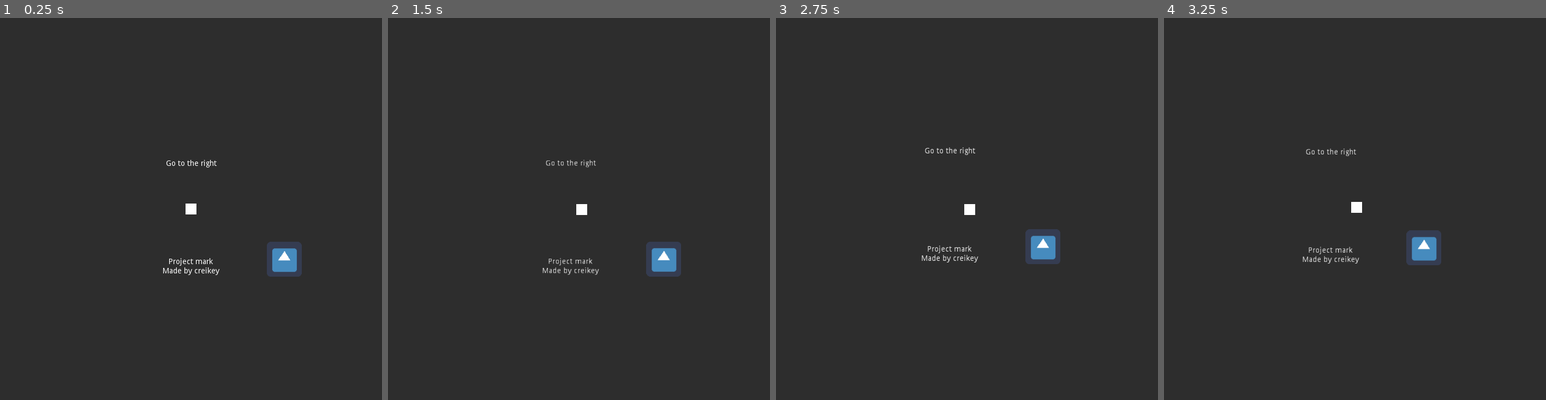
Above: before the commit, frames 1-4 (left to right).
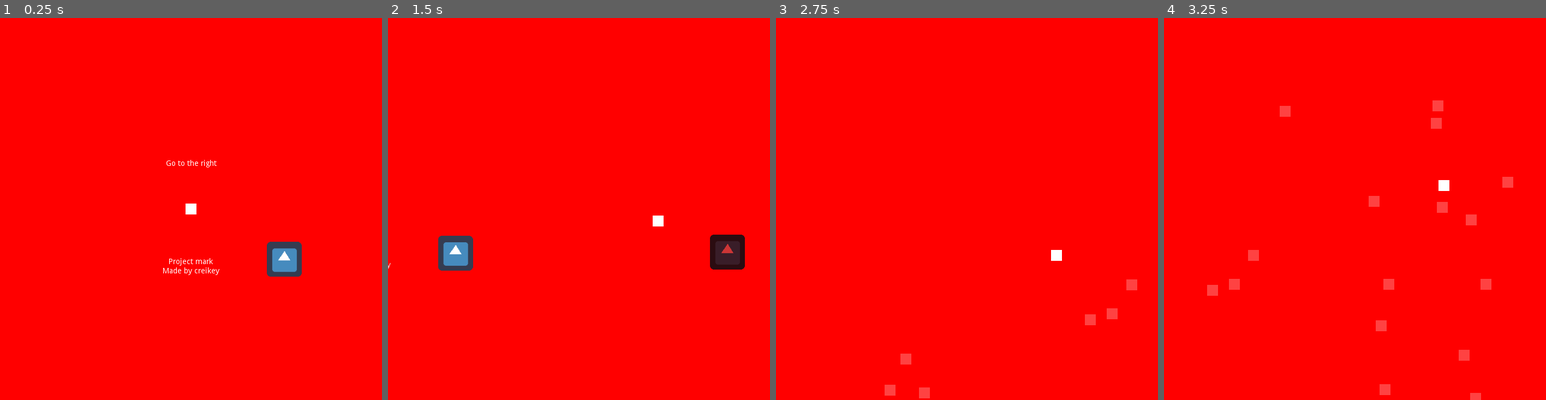
Above: after the commit, the same moments.

Repository: lajollagamesclub/project-mark
Game: Godot game, scene res://Main.tscn
Two runs of this game, one before a commit and one after it. Both use one fixed random seed, a clock stepped at 60 frames per second and the inputs below. The engine's default icon, where the game draws it, is replaced by a stand-in: a white triangle on a blue panel in a dark square.
Inputs:
- Up to frame 1 (0.25 s): no input
- Up to frame 2 (1.5 s): tap Enter at 0.5 s; hold D (g_right) 0.53-1.28 s; hold S (g_down) from 1.28 s (still down)
- Up to frame 3 (2.75 s): release S (g_down) at 2.03 s; hold D (g_right) from 2.03 s (still down)
- Up to frame 4 (3.25 s): release D (g_right) at 2.78 s; hold W (g_up) from 2.78 s (still down)

The runs differ from the first frame. In frame 1, 99% of the frame differs, in the area x 0-100%, y 0-100%; in frame 2, 100%; in frame 3, 100%; in frame 4, 100%.

Commit message:
Initial procedural starry background

Diff:
--- a/src/Main.tscn
+++ b/src/Main.tscn
@@ -1,24 +1,27 @@
-[gd_scene load_steps=4 format=2]
+[gd_scene load_steps=5 format=2]
 
-[ext_resource path="res://icon.png" type="Texture" id=1]
-[ext_resource path="res://Player.tscn" type="PackedScene" id=2]
-[ext_resource path="res://EnemySpawner.gd" type="Script" id=3]
+[ext_resource path="res://StarryBackground.tscn" type="PackedScene" id=1]
+[ext_resource path="res://icon.png" type="Texture" id=2]
+[ext_resource path="res://Player.tscn" type="PackedScene" id=3]
+[ext_resource path="res://EnemySpawner.gd" type="Script" id=4]
 
 [node name="Main" type="Node2D"]
 
+[node name="StarryBackground" parent="." instance=ExtResource( 1 )]
+
 [node name="Icon" type="Sprite" parent="."]
 position = Vector2( 170.896, 92.2284 )
-texture = ExtResource( 1 )
+texture = ExtResource( 2 )
 
 [node name="BadIcon" type="Sprite" parent="."]
 modulate = Color( 0.803922, 0.211765, 0.211765, 1 )
 position = Vector2( 669.179, 90.1779 )
-texture = ExtResource( 1 )
+texture = ExtResource( 2 )
 
-[node name="Player" parent="." instance=ExtResource( 2 )]
+[node name="Player" parent="." instance=ExtResource( 3 )]
 
 [node name="EnemySpawner" type="Node2D" parent="."]
-script = ExtResource( 3 )
+script = ExtResource( 4 )
 show_spawn_visually = false
 safe_radius = 800.0
 camera_view_radius = 750.0
--- a/src/Player.tscn
+++ b/src/Player.tscn
@@ -6,6 +6,9 @@
 
 [node name="Player" type="KinematicBody2D"]
 script = ExtResource( 1 )
+move_acceleration = 1200.0
+switching_acceleration = 3500.0
+move_decelleration = 900.0
 
 [node name="ColorRect" type="ColorRect" parent="."]
 anchor_right = 1.0
--- /dev/null
+++ b/src/StarryBackground.gd
@@ -0,0 +1,19 @@
+tool
+extends Node2D
+
+export (NodePath) var player_path
+
+onready var player_node = get_node(player_path)
+
+#func _ready():
+#	set_process(!Engine.editor_hint)
+
+func _process(delta):
+	if !Engine.editor_hint:
+		global_transform.origin = -get_viewport().canvas_transform.origin
+	material.set_shader_param("global_transform", get_global_transform())
+
+func _draw():
+	var width = ProjectSettings.get_setting("display/window/size/width")
+	var height = ProjectSettings.get_setting("display/window/size/height")
+	draw_rect(Rect2(Vector2(), Vector2(width, height)), Color(1,0,0))
--- /dev/null
+++ b/src/StarryBackground.tscn
@@ -0,0 +1,122 @@
+[gd_scene load_steps=4 format=2]
+
+[ext_resource path="res://StarryBackground.gd" type="Script" id=1]
+
+[sub_resource type="Shader" id=1]
+code = "shader_type canvas_item;
+
+
+uniform mat4 global_transform;
+
+//vec3 moddy(vec3 x) {
+//  return x - floor(x * (1.0 / 289.0)) * 289.0;
+//}
+
+//vec2 moddy(vec2 x) {
+//  return x - floor(x * (1.0 / 289.0)) * 289.0;
+//}
+
+//vec2 moddy(vec2 x) {
+//	return x - floor(x * (1.0 / 289.0)) * 289.0;
+//}
+
+vec3 moddy(vec3 x) {
+	return x - floor(x * (1.0 / 289.0)) * 289.0;
+}
+
+vec2 moddy(vec2 x) {
+	return x - floor(x * (1.0 / 289.0)) * 289.0;
+}
+
+vec2 mod289(vec2 x) {
+	return x - floor(x * (1.0 / 289.0)) * 289.0;
+}
+
+vec3 mod289(vec3 x) {
+  return x - floor(x * (1.0 / 289.0)) * 289.0;
+}
+
+vec3 permute(vec3 x) {
+  return moddy(((x*34.0)+1.0)*x);
+}
+
+float snoise(vec2 v)
+  {
+  vec4 C = vec4(0.211324865405187,  // (3.0-sqrt(3.0))/6.0
+                      0.366025403784439,  // 0.5*(sqrt(3.0)-1.0)
+                     -0.577350269189626,  // -1.0 + 2.0 * C.x
+                      0.024390243902439); // 1.0 / 41.0
+// First corner
+  vec2 i  = floor(v + dot(v, C.yy) );
+  vec2 x0 = v -   i + dot(i, C.xx);
+
+// Other corners
+  vec2 i1;
+  //i1.x = step( x0.y, x0.x ); // x0.x > x0.y ? 1.0 : 0.0
+  //i1.y = 1.0 - i1.x;
+  i1 = (x0.x > x0.y) ? vec2(1.0, 0.0) : vec2(0.0, 1.0);
+  // x0 = x0 - 0.0 + 0.0 * C.xx ;
+  // x1 = x0 - i1 + 1.0 * C.xx ;
+  // x2 = x0 - 1.0 + 2.0 * C.xx ;
+  vec4 x12 = vec4(x0.xy, x0.xy) + C.xxzz;
+  x12.xy -= i1;
+
+// Permutations
+  i = mod289(i);
+//  i = moddy(i); // Avoid truncation effects in permutation
+
+  vec3 p = permute( permute( i.y + vec3(0.0, i1.y, 1.0 ))
+		+ i.x + vec3(0.0, i1.x, 1.0 ));
+
+  vec3 m = max(0.5 - vec3(dot(x0,x0), dot(x12.xy,x12.xy), dot(x12.zw,x12.zw)), 0.0);
+  m = m*m ;
+  m = m*m ;
+
+// Gradients: 41 points uniformly over a line, mapped onto a diamond.
+// The ring size 17*17 = 289 is close to a multiple of 41 (41*7 = 287)
+
+  vec3 x = 2.0 * fract(p * C.www) - 1.0;
+  vec3 h = abs(x) - 0.5;
+  vec3 ox = floor(x + 0.5);
+  vec3 a0 = x - ox;
+
+// Normalise gradients implicitly by scaling m
+// Approximation of: m *= inversesqrt( a0*a0 + h*h );
+  m *= 1.79284291400159 - 0.85373472095314 * ( a0*a0 + h*h );
+
+// Compute final noise value at P
+  vec3 g;
+  g.x  = a0.x  * x0.x  + h.x  * x0.y;
+  g.yz = a0.yz * x12.xz + h.yz * x12.yw;
+  return 130.0 * dot(m, g);
+}
+
+varying vec2 world_pos;
+varying vec2 vert;
+void vertex() {
+	vert = VERTEX;
+	world_pos = (global_transform * vec4(VERTEX, 0.0, 1.0)).xy;
+}
+
+void fragment() {
+//	COLOR = vec4(0, FRAGCOORD.x/1000.0, 0, 1);
+//	COLOR = vec4(0, vert.x/1000.0, 0, 1);
+//	COLOR = vec4(0, world_pos.x/1000.0, 0, 1);
+//	float noise = snoise(FRAGCOORD.xy/10.0);
+	float noise = snoise(world_pos.xy/10.0);
+	if(noise > 0.9) {
+		COLOR = vec4(1, 1, 1, 1);
+	} else {
+		COLOR = vec4(0, 0.0, 0, 0);
+	}
+//	COLOR = vec4(vec3(noise), 1.0);
+//	COLOR = vec4(1, 0, 0, 1.0);
+}"
+
+[sub_resource type="ShaderMaterial" id=2]
+shader = SubResource( 1 )
+shader_param/global_transform = Transform2D( 1, 0, 0, 1, 0, 0 )
+
+[node name="StarryBackground" type="Node2D"]
+material = SubResource( 2 )
+script = ExtResource( 1 )
